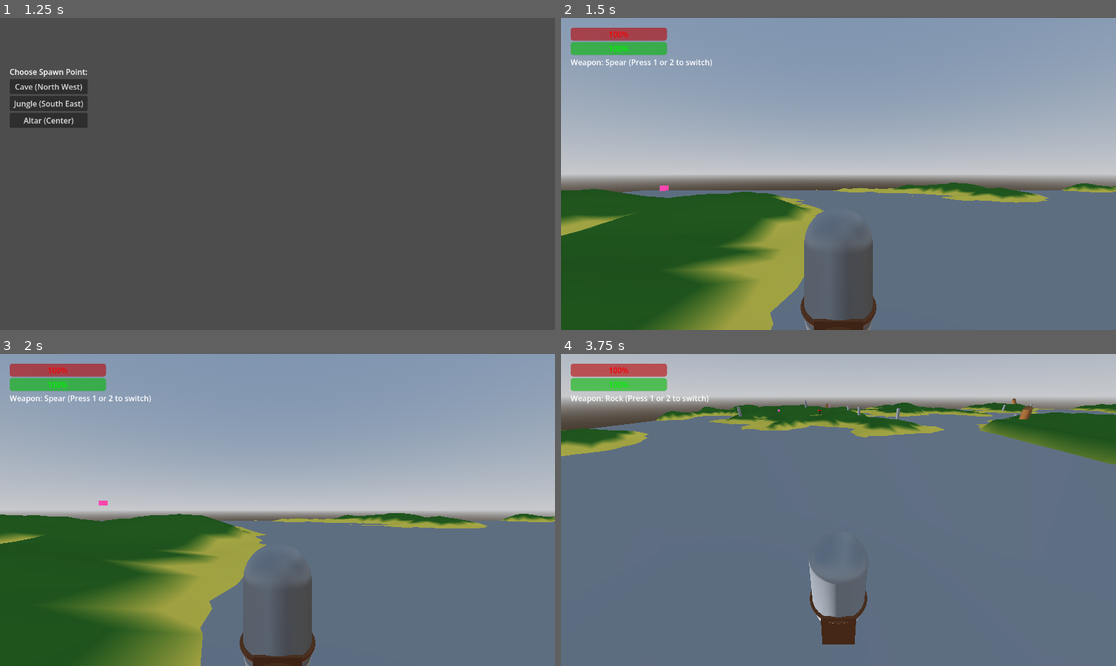
Above: before the commit, frames 1-4 (two rows, left to right).
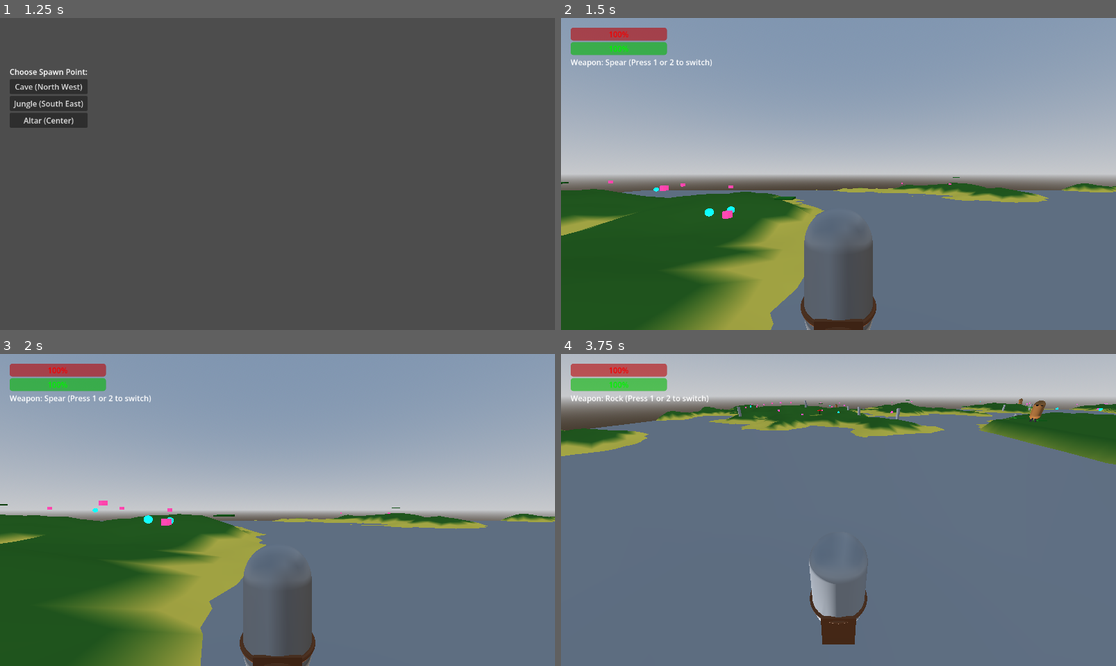
Above: after the commit, the same moments.

Repository: travist89/SpearMan
Game: Godot game, scene res://World.tscn
Same seed, same stepped clock (60 frames per second), same inputs: the game is played once before the commit and once after it. The project has no main scene, so this scene is started directly.
Inputs (mouse positions are in pixels of both pictures, inside the frame that each line leads up to):
- Up to frame 1 (1.25 s): click "Host Game" at 0.5 s
- Up to frame 2 (1.5 s): click "Cave (North West)" at 1.25 s
- Up to frame 3 (2 s): no input
- Up to frame 4 (3.75 s): tap Enter (ui_accept) at 2, 2.27, 3.02 s; move the mouse to (866, 510) at 2.02 s; press the mouse at (866, 510) at 2.03 s; hold Up (ui_up) from 2.03 s (still down); move the mouse to (810, 510) at 2.77 s; release the mouse at (810, 510) at 2.78 s; tap 1 at 2.85 s; move the mouse to (849, 503) at 3.52 s; hold 2 from 3.53 s (still down)

Frame 1 is identical in both runs. In frame 2, 0.2% of the frame differs, in the area x 0-72%, y 51-65%; in frame 3, 0.2%; in frame 4, 0.3%, in the area x 30-99%, y 14-22%.

Commit message:
Implement flammable grass patches

Diff:
--- /dev/null
+++ b/FireSpear.tscn
@@ -0,0 +1,50 @@
+[gd_scene format=3 uid="uid://dnp15fmqt77ym"]
+
+[ext_resource type="Script" path="res://Spear.gd" id="1_spear"]
+
+[sub_resource type="CapsuleShape3D" id="CapsuleShape3D_1"]
+radius = 0.05
+height = 1.5
+
+[sub_resource type="StandardMaterial3D" id="StandardMaterial3D_1"]
+albedo_color = Color(1, 0, 0, 1)
+emission_enabled = true
+emission = Color(1, 0.3, 0, 1)
+emission_energy_multiplier = 2.0
+
+[sub_resource type="CapsuleMesh" id="CapsuleMesh_1"]
+material = SubResource("StandardMaterial3D_1")
+radius = 0.05
+height = 1.5
+
+[sub_resource type="SceneReplicationConfig" id="SceneReplicationConfig_s"]
+properties/0/path = NodePath(".:position")
+properties/0/spawn = true
+properties/0/replication_mode = 1
+properties/1/path = NodePath(".:rotation")
+properties/1/spawn = true
+properties/1/replication_mode = 1
+properties/2/path = NodePath(".:linear_velocity")
+properties/2/spawn = true
+properties/2/replication_mode = 1
+properties/3/path = NodePath(".:angular_velocity")
+properties/3/spawn = true
+properties/3/replication_mode = 1
+
+[node name="FireSpear" type="RigidBody3D"]
+mass = 2.0
+gravity_scale = 1.5
+script = ExtResource("1_spear")
+damage = 25
+is_fire_spear = true
+
+[node name="CollisionShape3D" type="CollisionShape3D" parent="."]
+transform = Transform3D(1, 0, 0, 0, -4.37114e-08, 1, 0, -1, -4.37114e-08, 0, 0, 0)
+shape = SubResource("CapsuleShape3D_1")
+
+[node name="MeshInstance3D" type="MeshInstance3D" parent="."]
+transform = Transform3D(1, 0, 0, 0, -4.37114e-08, 1, 0, -1, -4.37114e-08, 0, 0, 0)
+mesh = SubResource("CapsuleMesh_1")
+
+[node name="MultiplayerSynchronizer" type="MultiplayerSynchronizer" parent="."]
+replication_config = SubResource("SceneReplicationConfig_s")
--- /dev/null
+++ b/GrassPatch.gd
@@ -0,0 +1,16 @@
+extends StaticBody3D
+
+@onready var fire_particles = $CPUParticles3D
+@export var is_lit = false
+
+func _ready():
+	if is_lit:
+		fire_particles.emitting = true
+	else:
+		fire_particles.emitting = false
+
+@rpc("call_local")
+func ignite():
+	if is_lit: return
+	is_lit = true
+	fire_particles.emitting = true
--- /dev/null
+++ b/GrassPatch.tscn
@@ -0,0 +1,58 @@
+[gd_scene format=3 uid="uid://cvuw7ndkra6cc"]
+
+[ext_resource type="Script" path="res://GrassPatch.gd" id="1_grass"]
+
+[sub_resource type="BoxShape3D" id="BoxShape3D_1"]
+size = Vector3(2, 0.2, 2)
+
+[sub_resource type="StandardMaterial3D" id="StandardMaterial3D_1"]
+albedo_color = Color(0.1, 0.5, 0.1, 1)
+
+[sub_resource type="BoxMesh" id="BoxMesh_1"]
+material = SubResource("StandardMaterial3D_1")
+size = Vector3(2, 0.2, 2)
+
+[sub_resource type="StandardMaterial3D" id="StandardMaterial3D_fire"]
+albedo_color = Color(1, 0.5, 0, 1)
+emission_enabled = true
+emission = Color(1, 0.2, 0, 1)
+emission_energy_multiplier = 2.0
+billboard_mode = 3
+particles_anim_h_frames = 1
+particles_anim_v_frames = 1
+particles_anim_loop = false
+
+[sub_resource type="QuadMesh" id="QuadMesh_fire"]
+material = SubResource("StandardMaterial3D_fire")
+size = Vector2(0.5, 0.5)
+
+[sub_resource type="SceneReplicationConfig" id="SceneReplicationConfig_g"]
+properties/0/path = NodePath(".:is_lit")
+properties/0/spawn = true
+properties/0/replication_mode = 2
+
+[node name="GrassPatch" type="StaticBody3D"]
+script = ExtResource("1_grass")
+
+[node name="CollisionShape3D" type="CollisionShape3D" parent="."]
+shape = SubResource("BoxShape3D_1")
+
+[node name="MeshInstance3D" type="MeshInstance3D" parent="."]
+mesh = SubResource("BoxMesh_1")
+
+[node name="CPUParticles3D" type="CPUParticles3D" parent="."]
+emitting = false
+amount = 16
+lifetime = 1.5
+mesh = SubResource("QuadMesh_fire")
+direction = Vector3(0, 1, 0)
+spread = 30.0
+gravity = Vector3(0, 4, 0)
+initial_velocity_min = 1.0
+initial_velocity_max = 2.0
+scale_amount_min = 0.5
+scale_amount_max = 1.5
+color = Color(1, 0.6, 0.2, 1)
+
+[node name="MultiplayerSynchronizer" type="MultiplayerSynchronizer" parent="."]
+replication_config = SubResource("SceneReplicationConfig_g")
--- a/Spear.gd
+++ b/Spear.gd
@@ -4,6 +4,7 @@
 
 @export var damage = 10
 @export var stick_probability = 0.8
+@export var is_fire_spear = false
 
 func _ready():
 	# Rigidbody3D setup for collision detection
@@ -30,22 +31,69 @@
 		# Player nodes have integer names (Peer IDs).
 		if not body.name.is_valid_int():
 			body.take_damage(damage)
-			# Destroy the spear after hitting an enemy
-			queue_free()
+			# Stick to the enemy instead of destroying
+			stick_to_target.rpc(body.get_path())
 			return
+
+	# If this is a Fire Spear and the object is flammable (like GrassPatch)
+	if is_fire_spear and body.has_method("ignite"):
+		body.ignite.rpc()
 
 	# If we hit an explosive target or enemy
 	if body.has_method("explode"):
 		# Trigger the explosion RPC for everyone
-		body.explode.rpc()
+		# Pass the owner_id if available, so the target knows who killed it
+		if has_meta("owner_id"):
+			var owner_id = get_meta("owner_id")
+			# Check if the explode method accepts an argument (Target.gd will)
+			# Enemy.gd might not, so we need to be careful.
+			# Actually, we can just update both Target.gd and Enemy.gd to accept an optional argument.
+			# Or we can check if it's a Target.
+			if body.name.begins_with("Target"):
+				body.explode.rpc(owner_id)
+			else:
+				body.explode.rpc()
+		else:
+			body.explode.rpc()
 		queue_free()
 		return
 
 	# "Sticky" physics logic:
 	# If we hit the ground or a wall, stop moving and stay stuck there!
 	if body is StaticBody3D or body is CSGShape3D:
-		# freeze stops the physics simulation for this object
-		freeze = true
-		set_deferred("freeze", true)
-		# Disable collision shape so players don't trip on stuck spears
-		$CollisionShape3D.set_deferred("disabled", true)
+		stick_to_target.rpc(body.get_path())
+
+@rpc("authority", "call_local", "reliable")
+func stick_to_target(target_path):
+	var target = get_node_or_null(target_path)
+	if target:
+		# We must defer physics/scene tree changes because this might be called during a physics step
+		_perform_stick.call_deferred(target)
+
+func _perform_stick(target):
+	if not is_inside_tree(): return
+
+	freeze = true
+	$CollisionShape3D.disabled = true
+
+	# If we hit the world geometry (StaticBody3D), we don't need to do anything else.
+	if target is StaticBody3D or target is CSGShape3D:
+		return
+
+	# If we hit a moving target (like an Enemy), we need to stick to it.
+	# However, we CANNOT use reparent(), because the Spear is spawned by MultiplayerSpawner.
+	# Reparenting it out of the World node will cause it to be despawned on clients.
+	# Instead, we use a RemoteTransform3D on the target to push its movement to the Spear.
+
+	# Create a pivot node on the target at the location where the spear hit
+	var pivot = Node3D.new()
+	target.add_child(pivot)
+	pivot.global_transform = global_transform
+
+	# Add a RemoteTransform3D to the pivot
+	var remote = RemoteTransform3D.new()
+	pivot.add_child(remote)
+	remote.remote_path = get_path()
+	remote.update_position = true
+	remote.update_rotation = true
+	remote.update_scale = false
--- a/World.gd
+++ b/World.gd
@@ -14,12 +14,14 @@
 # that we want to create during the game.
 @export var player_scene: PackedScene
 @export var spear_scene: PackedScene = preload("res://Spear.tscn")
+@export var fire_spear_scene: PackedScene = preload("res://FireSpear.tscn")
 @export var rock_scene: PackedScene = preload("res://Rock.tscn")
 @export var enemy_scene: PackedScene = preload("res://Enemy.tscn")
 @export var mammoth_scene: PackedScene = preload("res://Mammoth.tscn")
 @export var target_scene: PackedScene = preload("res://Target.tscn")
 @export var collectible_health_scene: PackedScene = preload("res://CollectibleHealth.tscn")
 @export var collectible_speed_scene: PackedScene = preload("res://CollectibleSpeed.tscn")
+@export var grass_patch_scene: PackedScene = preload("res://GrassPatch.tscn")
 
 # --- Environment Variables ---
 var noise = FastNoiseLite.new() # Used to generate random-looking but smooth terrain
@@ -53,12 +55,14 @@
 	# Register which scenes are allowed to be spawned across the network
 	spawner.add_spawnable_scene(player_scene.resource_path)
 	spawner.add_spawnable_scene(spear_scene.resource_path)
+	spawner.add_spawnable_scene(fire_spear_scene.resource_path)
 	spawner.add_spawnable_scene(rock_scene.resource_path)
 	spawner.add_spawnable_scene(enemy_scene.resource_path)
 	spawner.add_spawnable_scene(mammoth_scene.resource_path)
 	spawner.add_spawnable_scene(target_scene.resource_path)
 	spawner.add_spawnable_scene(collectible_health_scene.resource_path)
 	spawner.add_spawnable_scene(collectible_speed_scene.resource_path)
+	spawner.add_spawnable_scene(grass_patch_scene.resource_path)
 	add_child(spawner)
 
 	create_multiplayer_ui()
@@ -176,7 +180,8 @@
 		scatter_targets(30)
 		scatter_enemies(12, 5)
 		scatter_mammoths(3)
-		scatter_collectibles(20)
+		scatter_collectibles(200)
+		scatter_grass(50)
 
 # Client joins a host
 func start_join():
@@ -220,6 +225,7 @@
 		elif type == "target": return _spawn_target(data)
 		elif type == "collectible_health": return _spawn_collectible(data, collectible_health_scene)
 		elif type == "collectible_speed": return _spawn_collectible(data, collectible_speed_scene)
+		elif type == "grass_patch": return _spawn_grass(data)
 	elif data.has("pos"):
 		return _spawn_enemy(data)
 	return null
@@ -393,6 +399,24 @@
 	spawn_id_counter += 1
 	spawner.spawn({"pos": pos, "type": "mammoth", "spawn_id": spawn_id_counter})
 
+func scatter_grass(count):
+	for i in range(count):
+		var pos = find_random_spawn_pos()
+		if pos != Vector3.ZERO:
+			create_grass_at(pos)
+
+func create_grass_at(pos):
+	spawn_id_counter += 1
+	spawner.spawn({"pos": pos, "type": "grass_patch", "spawn_id": spawn_id_counter})
+
+func _spawn_grass(data):
+	var pos = data["pos"]
+	var spawn_id = data["spawn_id"]
+	var grass = grass_patch_scene.instantiate()
+	grass.name = "GrassPatch_" + str(spawn_id)
+	grass.position = pos
+	return grass
+
 # --- DYNAMIC SPAWNING ---
 var spawn_timer = 0.0
 var spawn_interval = 2.0
@@ -429,6 +453,7 @@
 	for i in range(count):
 		var pos = find_random_spawn_pos()
 		if pos != Vector3.ZERO:
-			var type = "collectible_speed" if randf() < 0.5 else "collectible_health"
+			# Favor health collectibles (80% chance) as requested
+			var type = "collectible_health" if randf() < 0.8 else "collectible_speed"
 			spawn_id_counter += 1
 			spawner.spawn({"pos": pos, "type": type, "spawn_id": spawn_id_counter})
